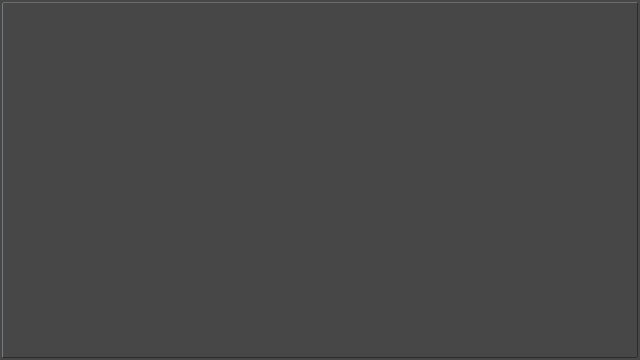
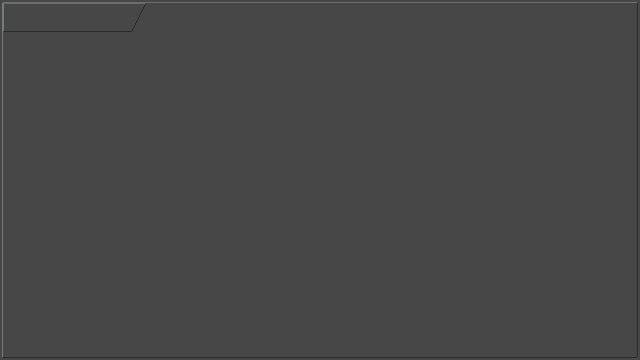
Comparing the layer stacks of the two w=640, h=360 images. Changes:
painted on "Layer" over [3, 3, 146, 32]
